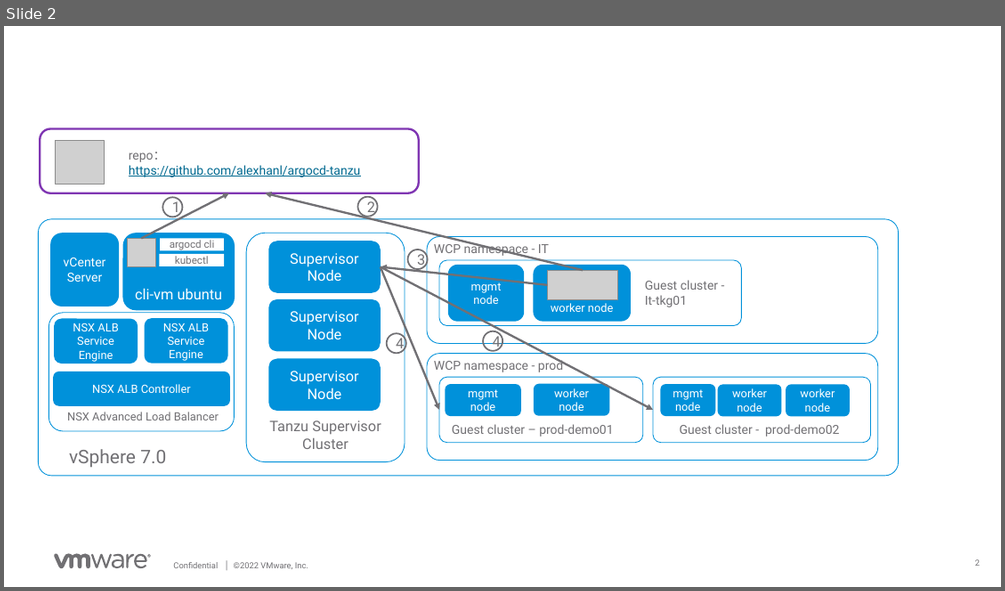
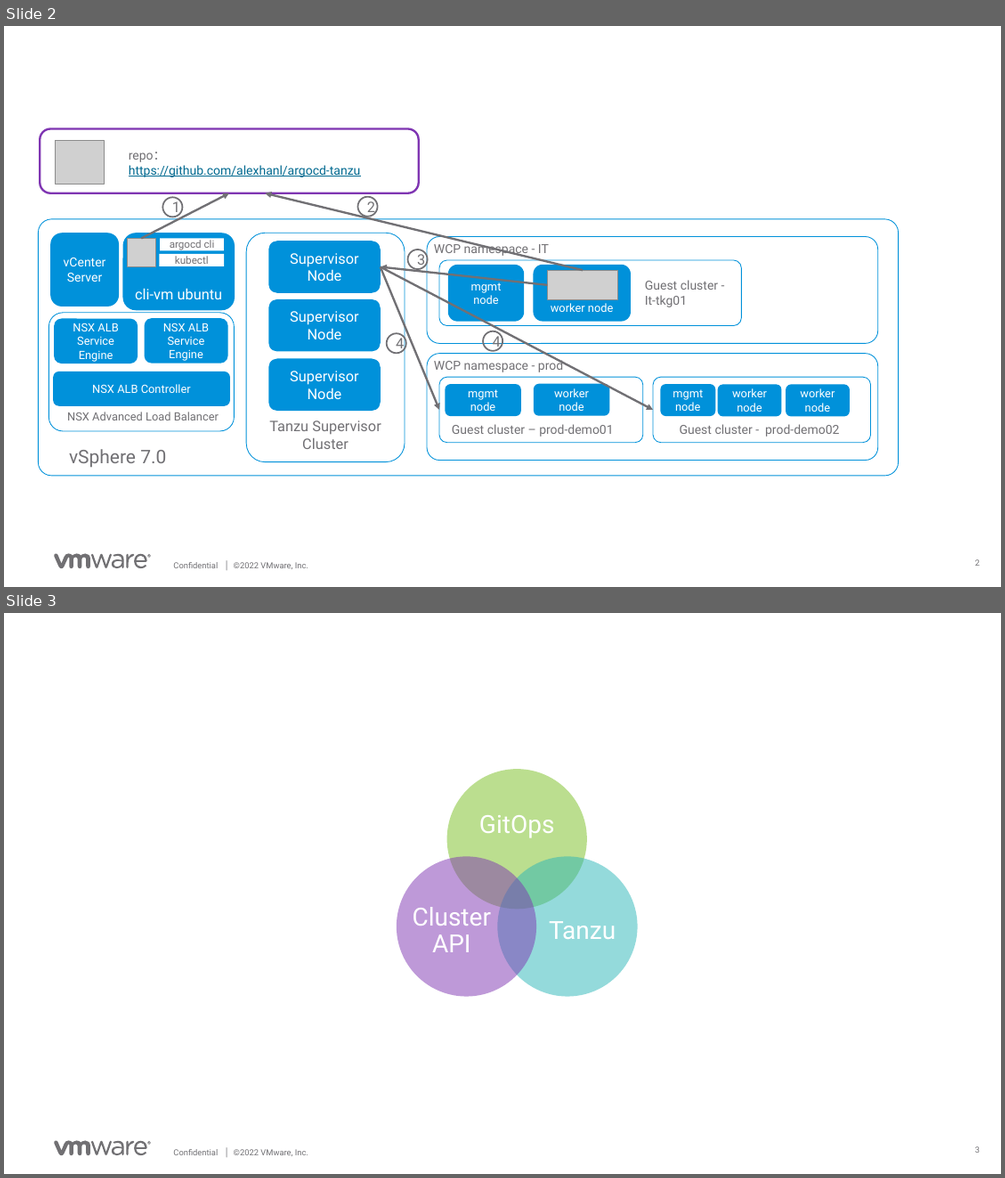
Before and after one commit to alexhanl/argocd-tanzu, a slide deck: diagrams.pptx. Shown one above the other, each under a label of ours: slide 2 before the commit, slides 2 and 3 after it. The pictures are 1005x591 and 1005x1178 pixels, drawn with LibreOffice and Linux fonts; fonts in the diff are those of the drawing; grey boxes stand for pictures; background and template pictures are left out. Boxes give left, top, right and bottom in pixels: in the first picture for what was removed or moved away, otherwise in the second. Text is boxed around its words. In the diff, an @@ line names an element or a change of style, - is before the commit and + after.

```diff
--- a/diagrams.pptx
+++ b/diagrams.pptx
@@ slide 3 added at (4,613,1001,1174), background #FFFFFF; not listed: 9 template elements that a slide beside it also shows @@
@@ group added at (396,769,638,996): 3 ellipses, 3 texts @@
+GitOps
+Tanzu
+Cluster API
```
Also in this commit, not shown: 1 other file.
